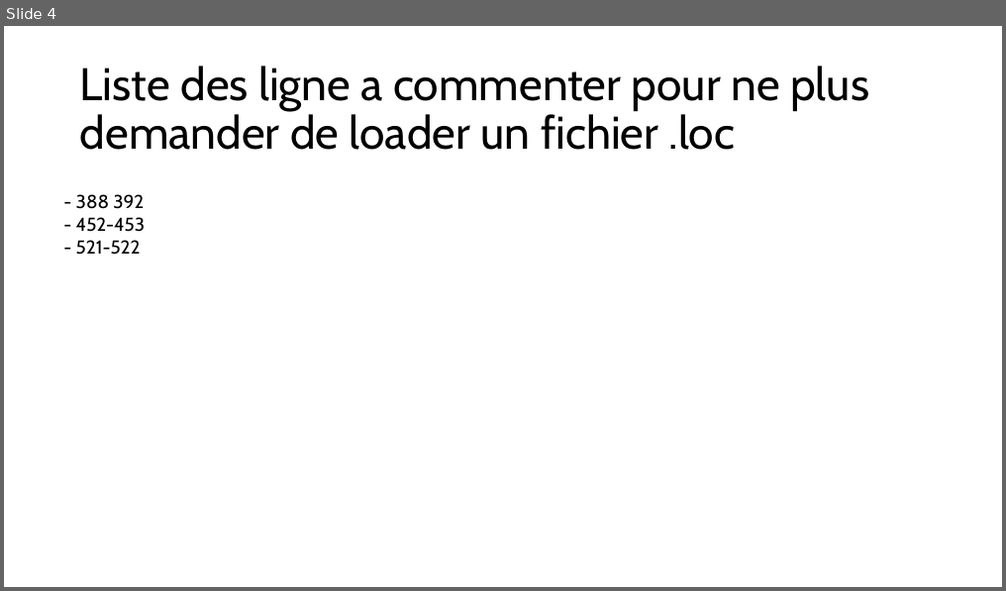
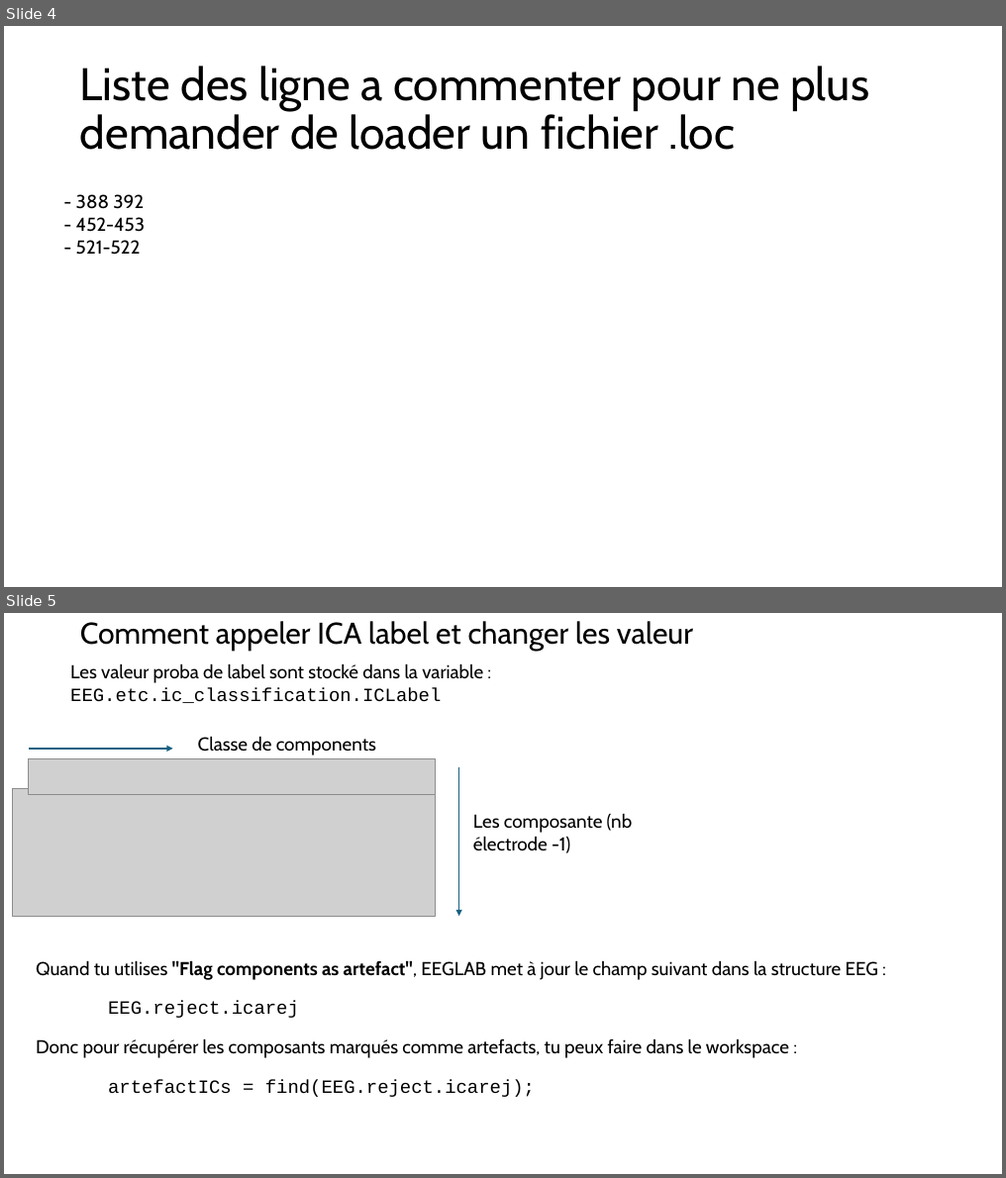
Before and after one commit to DePrettoM/EEGpal, a slide deck: dev/ICA_change.pptx. Shown one above the other, each under a label of ours: slide 4 before the commit, slides 4 and 5 after it. The pictures are 1006x591 and 1006x1178 pixels, drawn with LibreOffice and Linux fonts; fonts in the diff are those of the drawing; grey boxes stand for pictures. Boxes give left, top, right and bottom in pixels: in the first picture for what was removed or moved away, otherwise in the second. Text is boxed around its words. In the diff, an @@ line names an element or a change of style, - is before the commit and + after.

Commit message:
ICA developement
- add the automatic ICA Label Suggestion
- add the threshold adjustement of the ICAlabel
- add the edit number of component to display
- add assignin to make the EEG available for eeglab (dangerous but should be ok because I remove the variable as soon as not used anymore)

```diff
--- a/dev/ICA_change.pptx
+++ b/dev/ICA_change.pptx
@@ slide 5 added at [4,613,1002,1174], background #FFFFFF @@
@@ title added at [80,621,693,652], 28.8 pt, text #000000 @@
+Comment appeler ICA label et changer les valeur
@@ text added at [70,663,483,703], 18 pt, text #000000 @@
+Les valeur proba de label sont stocké dans la variable :
+EEG.etc.ic_classification.ICLabel
@@ picture added at [29,759,436,795] @@
@@ arrow added from (29, 749) to (173, 749), #156082 1.5 pt @@
@@ text added at [198,736,376,756], 18 pt, text #000000 @@
+Classe de components
@@ picture added at [12,789,436,916] @@
@@ arrow added from (459, 767) to (459, 916), #156082 1.5 pt @@
@@ text added at [473,813,633,854], 18 pt, text #000000 @@
+Les composante (nb électrode -1)
@@ text added at [36,960,878,980], 18 pt, text #000000 @@
+Quand tu utilises "Flag components as artefact", EEGLAB met à jour le champ suivant dans la structure EEG :
@@ text added at [108,1001,299,1018], 18 pt, text #000000 @@
+EEG.reject.icarej
@@ text added at [36,1039,789,1059], 18 pt, text #000000 @@
+Donc pour récupérer les composants marqués comme artefacts, tu peux faire dans le workspace :
@@ text added at [108,1080,535,1097], 18 pt, text #000000 @@
+artefactICs = find(EEG.reject.icarej);
```
Also in this commit, not shown: 1 other slide added, 1 other file.
